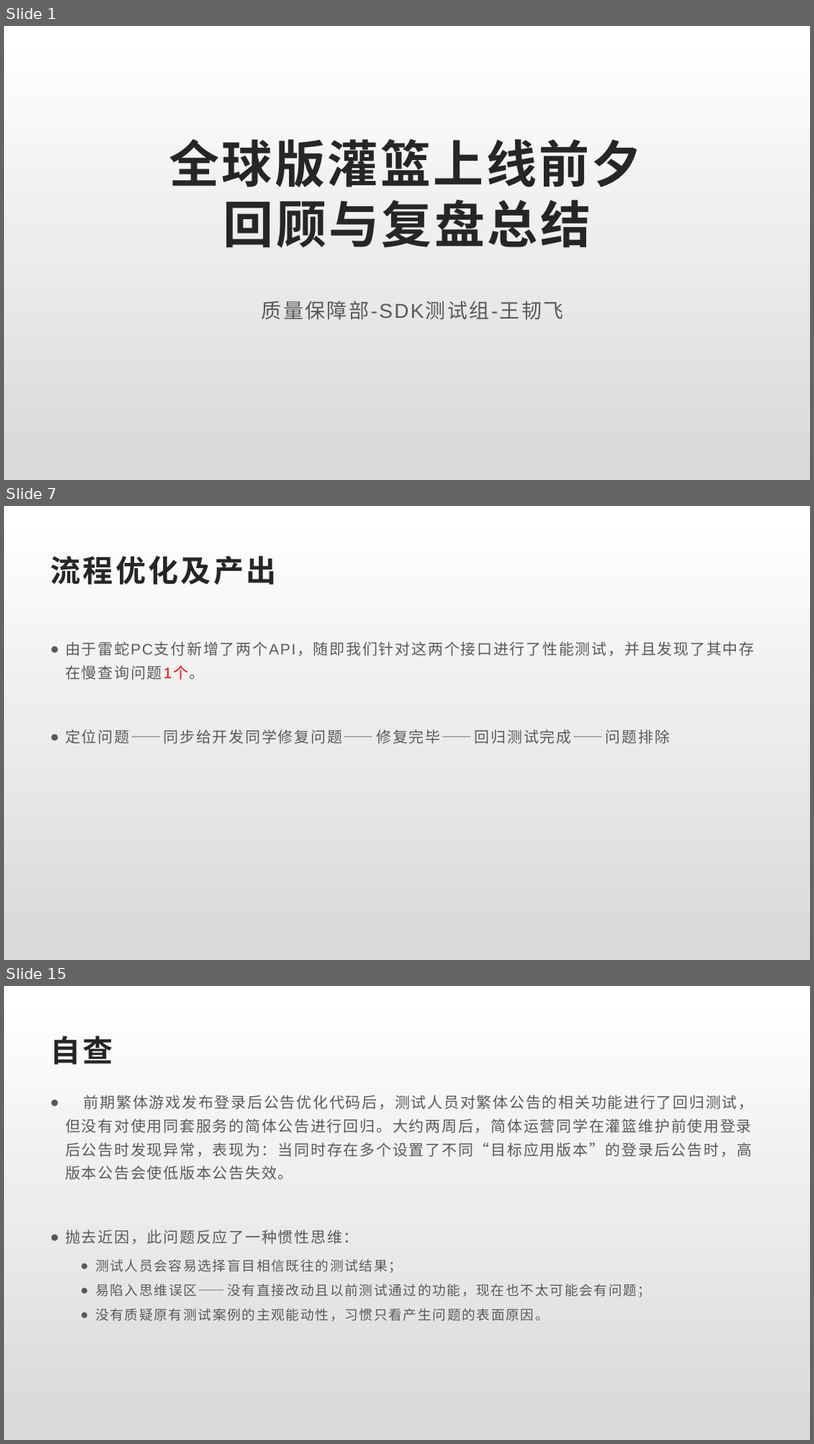
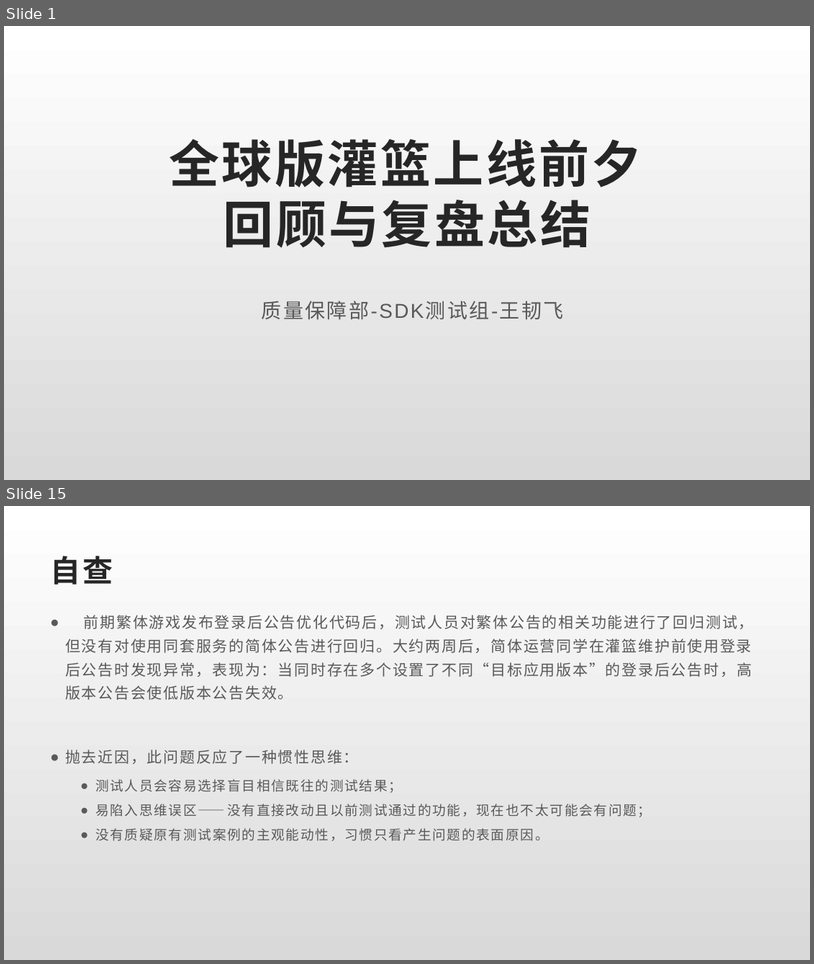
Before and after one commit to Rexixe1993/JavaScriptLesson, a slide deck: 全球版灌篮OBT复盘总结.pptx. Shown one above the other, each under a label of ours: slides 1, 7 and 15 before the commit, slides 1 and 15 after it; the slides between them are not shown. The pictures are 814x1444 and 814x964 pixels, drawn with LibreOffice and Linux fonts; fonts in the diff are those of the drawing. Boxes give left, top, right and bottom in pixels: in the first picture for what was removed or moved away, otherwise in the second. Text is boxed around its words. In the diff, an @@ line names an element or a change of style, - is before the commit and + after.

```diff
--- a/全球版灌篮OBT复盘总结.pptx
+++ b/全球版灌篮OBT复盘总结.pptx
@@ slide 7 removed at [4, 506, 810, 960], background gradient #FFFFFF to #D9D9D9 @@
@@ title removed at [50, 556, 277, 584] @@
-流程优化及产出
@@ text removed at [65, 641, 754, 744] @@
-● 由于雷蛇PC支付新增了两个API，随即我们针对这两个接口进行了性能测试，并且发现了其中存在慢查询问题1个。
-● 定位问题——同步给开发同学修复问题——修复完毕——回归测试完成——问题排除
```
Also in this commit, not shown: 10 slides changed, 2 slides added, 1 other slide removed.
